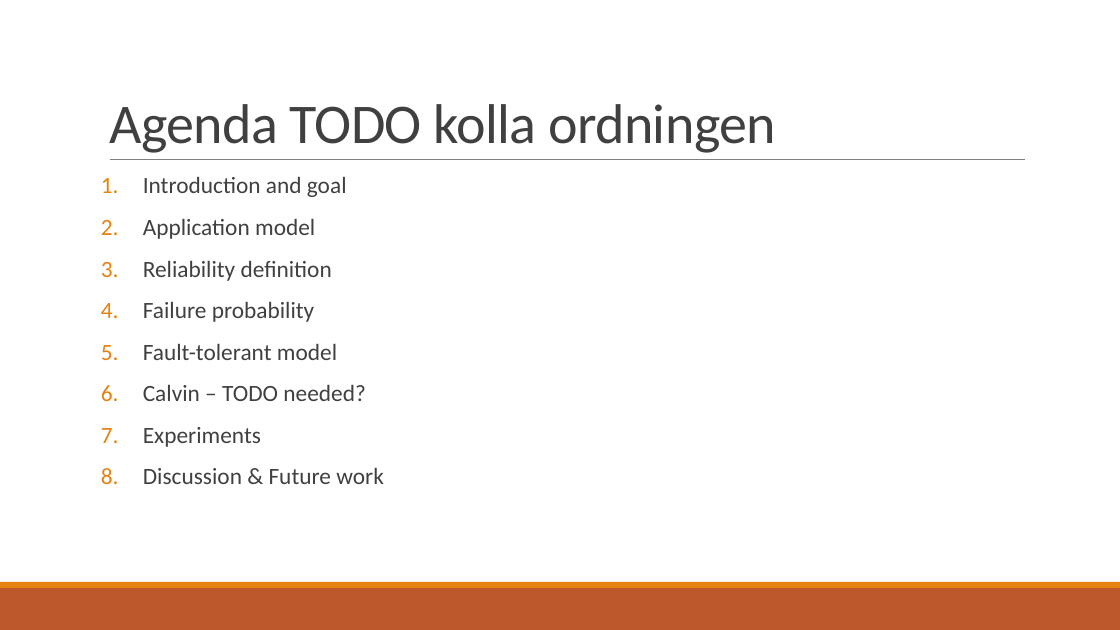
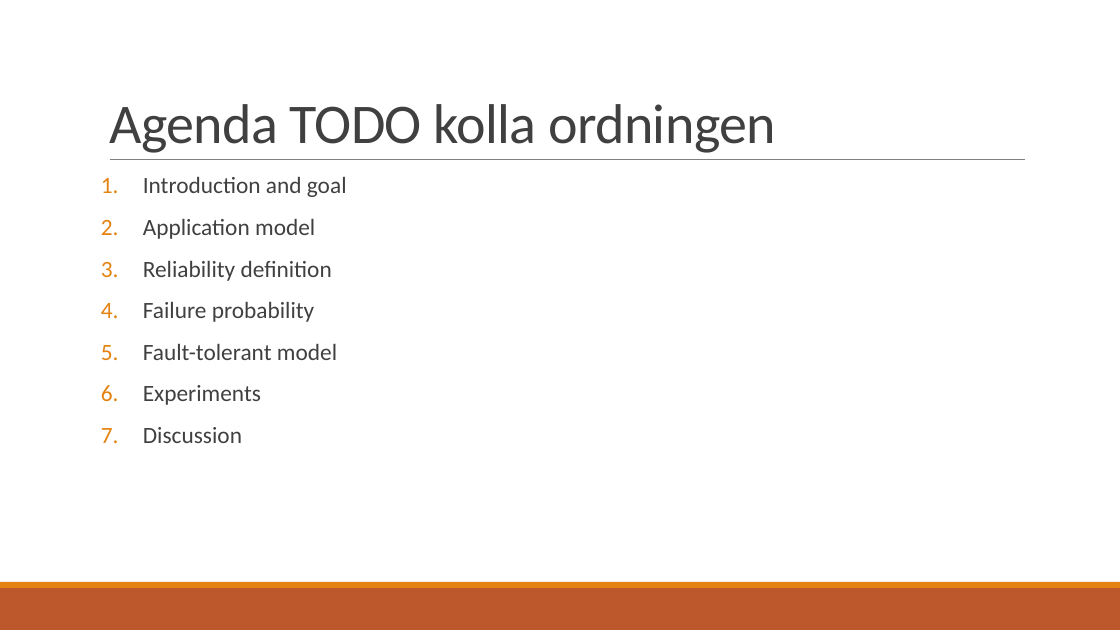
Before and after one commit to PStahl/master_thesis, a slide deck: slide 2 of presentation/presentation2.pptx. Drawn at 1120x630 pixels with LibreOffice and Linux fonts; fonts in the diff are those of the drawing. Boxes give left, top, right and bottom in pixels: in the first picture for what was removed or moved away, otherwise in the second. Text is boxed around its words. In the diff, an @@ line names an element or a change of style, - is before the commit and + after.

```diff
--- a/presentation/presentation2.pptx
+++ b/presentation/presentation2.pptx
@@ text at box(143, 385, 365, 401): paragraph removed @@
-6. Calvin – TODO needed?
@@ text at box(143, 427, 242, 443): text changed @@
-8. Discussion & Future work
+7. Discussion
```
Also in this commit, not shown: 11 other slides changed, 1 slide added, 11 slides removed.
